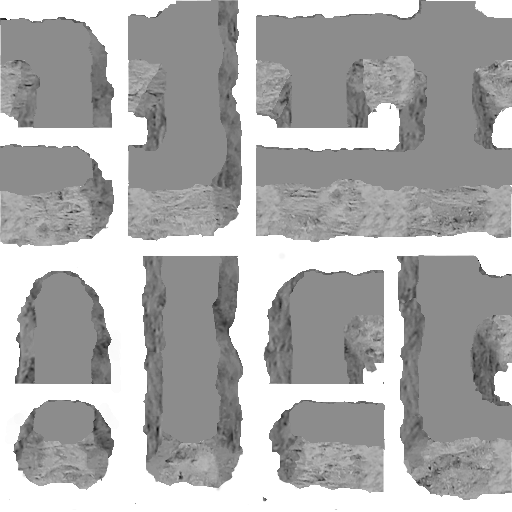
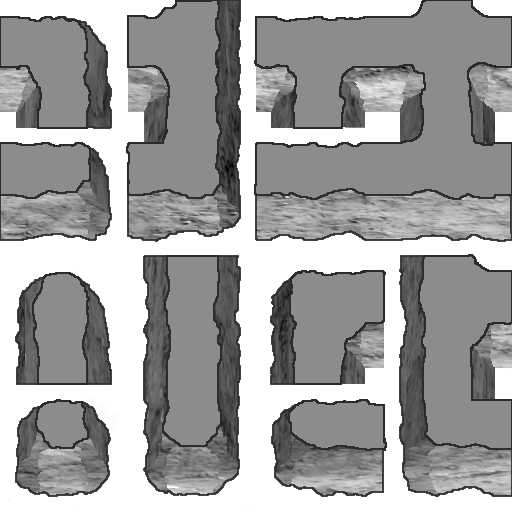
Layers edited between the first and the second w=512, h=512 image:
added layer "minor outline" above "Major outline" over (0, 0, 512, 451)
added layer "Major outline" above "roof" over (0, 0, 512, 497)
added layer "roof" above "corners" over (0, 0, 512, 450)
added layer "corners" above "rock-front" over (16, 46, 508, 496)
added layer "rock-front" above "rock-right" over (0, 41, 512, 510)
added layer "rock-right" above "rock-left" over (0, 0, 512, 504)
moved "rock-left" above "minor outline-template", painted on it over (5, 56, 439, 504)
renamed "roof" to "roof-template", hid it, painted on it over (0, 0, 512, 450)
renamed "corners" to "corners-template", hid it, painted on it over (8, 46, 509, 496)
renamed "rock-front" to "rock-front-template", hid it, painted on it over (0, 41, 512, 510)
renamed "rock-right" to "rock-right-template", hid it, painted on it over (0, 0, 512, 504)
